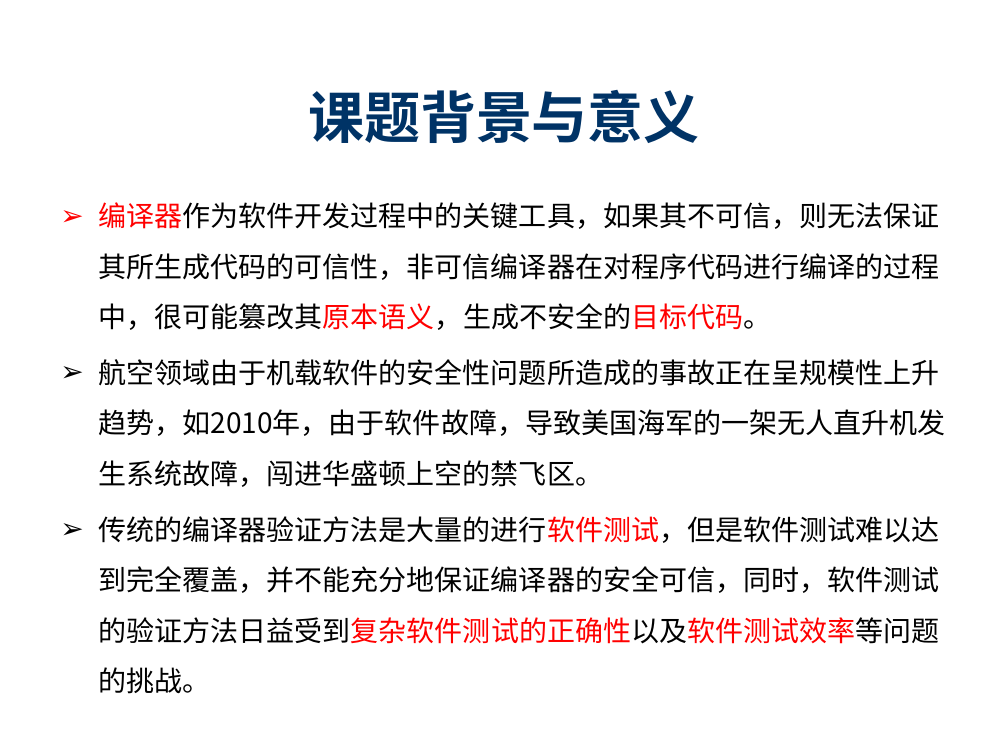
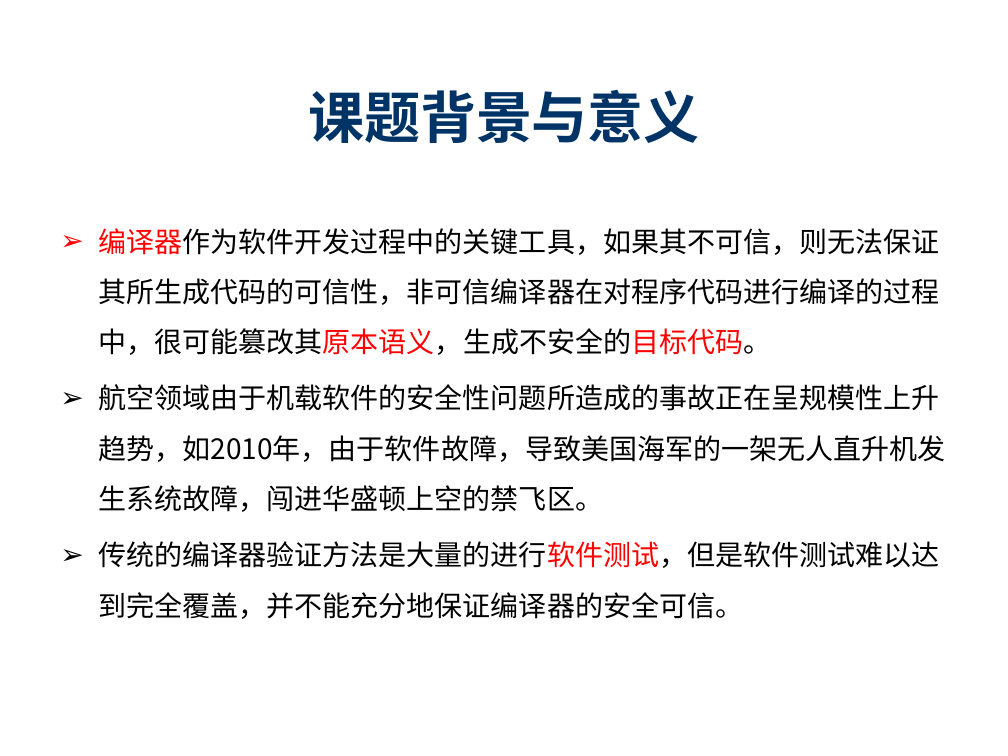
Before and after one commit to destiny1991/--2014--destiny, a slide deck: slide 5 of 开题/SY1406108_陈志伟_开题ppt.pptx. Drawn at 1008x756 pixels with LibreOffice and Linux fonts; fonts in the diff are those of the drawing; background and template pictures are left out. Boxes give left, top, right and bottom in pixels: in the first picture for what was removed or moved away, otherwise in the second. Text is boxed around its words. In the diff, an @@ line names an element or a change of style, - is before the commit and + after.

```diff
--- a/开题/SY1406108_陈志伟_开题ppt.pptx
+++ b/开题/SY1406108_陈志伟_开题ppt.pptx
@@ text "编译器作为软件开发过程中的关键工具，如果其不可信，则无法保证其所生成代码的可信性，非可信编译器在对程序代码进行编译的过程 ...": place and size @@
-text "编译器作为软件开发过程中的关键工具，如果其不可信，则无法保证其所生成代码的可信性，非可信编译器在对程序代码进行编译的过程 ..." at bbox=[98, 202, 946, 694]
+text "编译器作为软件开发过程中的关键工具，如果其不可信，则无法保证其所生成代码的可信性，非可信编译器在对程序代码进行编译的过程 ..." at bbox=[98, 228, 946, 619]
@@ text at bbox=[98, 541, 940, 619]: text changed @@
-➢ 传统的编译器验证方法是大量的进行软件测试，但是软件测试难以达到完全覆盖，并不能充分地保证编译器的安全可信，同时，软件测试的验证方法日益受到复杂软件测试的正确性以及软件测试效率等问题的挑战。
+➢ 传统的编译器验证方法是大量的进行软件测试，但是软件测试难以达到完全覆盖，并不能充分地保证编译器的安全可信。
```
Also in this commit, not shown: 14 other slides changed, 1 slide added, 1 other file.
